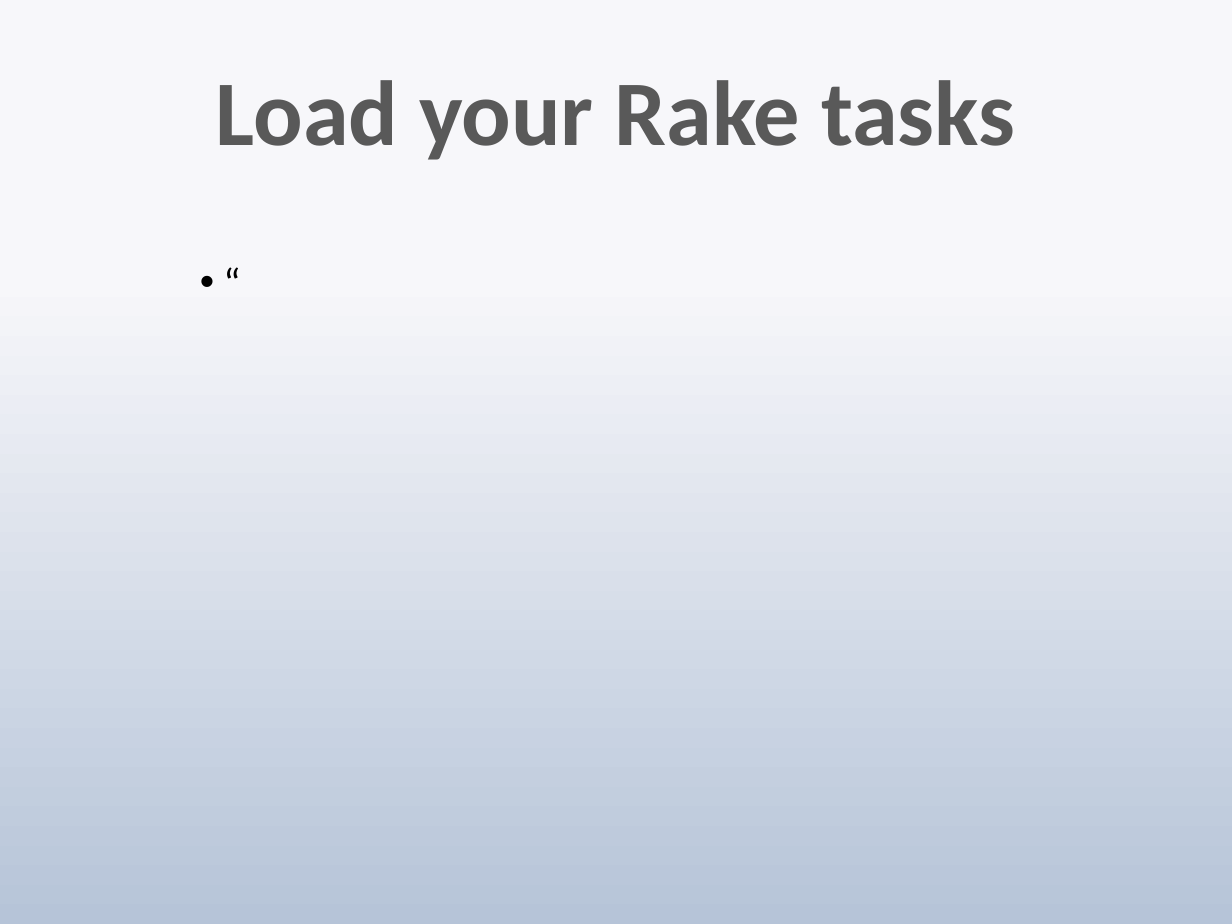
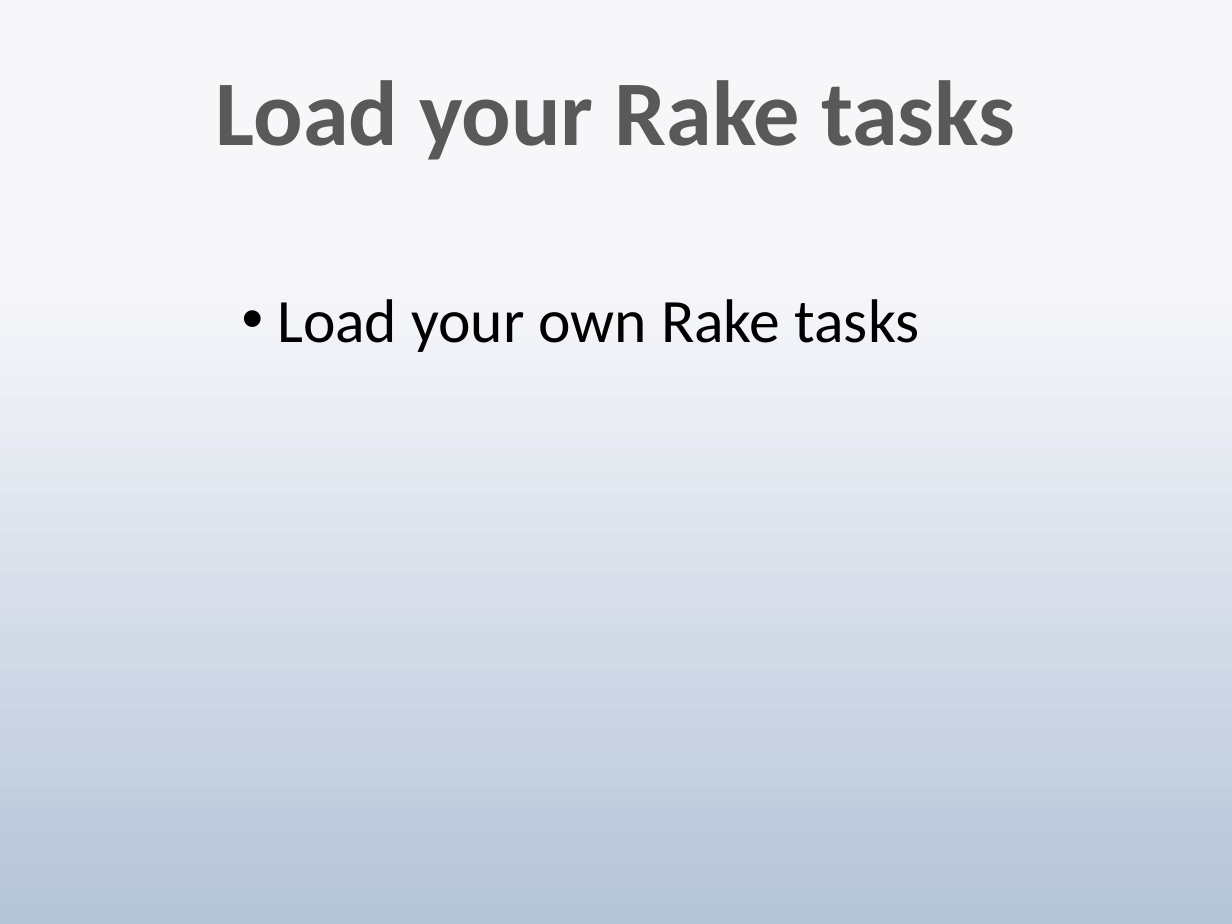
Before and after one commit to techwhizbang/sinatra_slideshow, a slide deck: slide 13 of sinatra.pptx (slide 11 before the commit). Drawn at 1232x924 pixels with LibreOffice and Linux fonts; fonts in the diff are those of the drawing. Boxes give left, top, right and bottom in pixels: in the first picture for what was removed or moved away, otherwise in the second. Text is boxed around its words. In the diff, an @@ line names an element or a change of style, - is before the commit and + after.

```diff
--- a/sinatra.pptx
+++ b/sinatra.pptx
@@ text removed at (187, 201, 1052, 313) @@
-• “
@@ text added at (277, 299, 920, 352), 36 pt, text #000000 @@
+• Load your own Rake tasks
```
Also in this commit, not shown: 5 other slides changed, 2 slides added.
